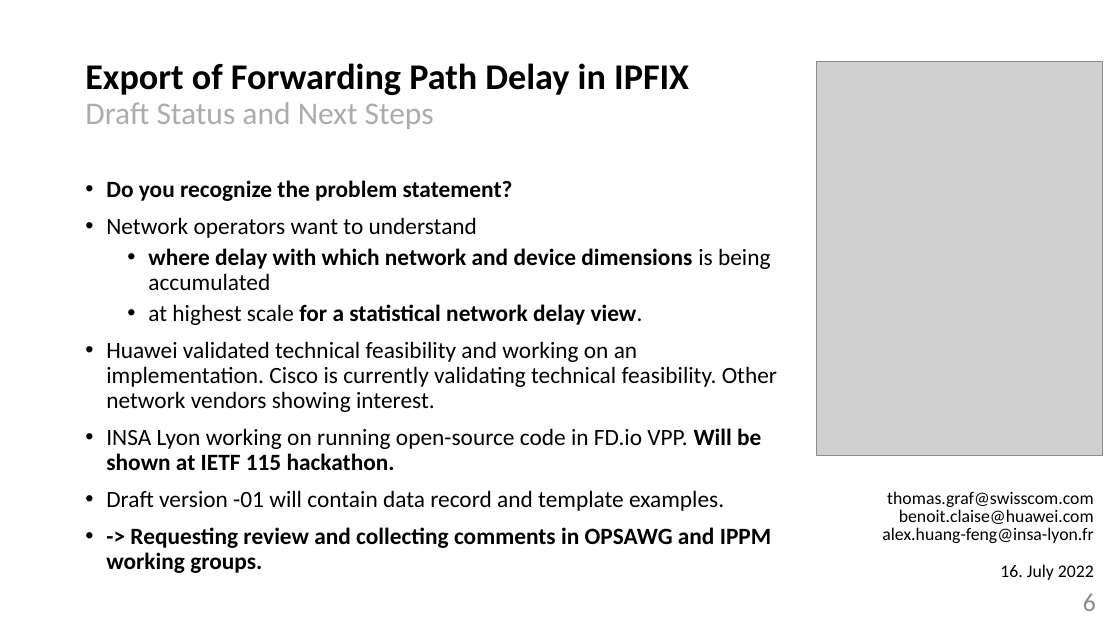
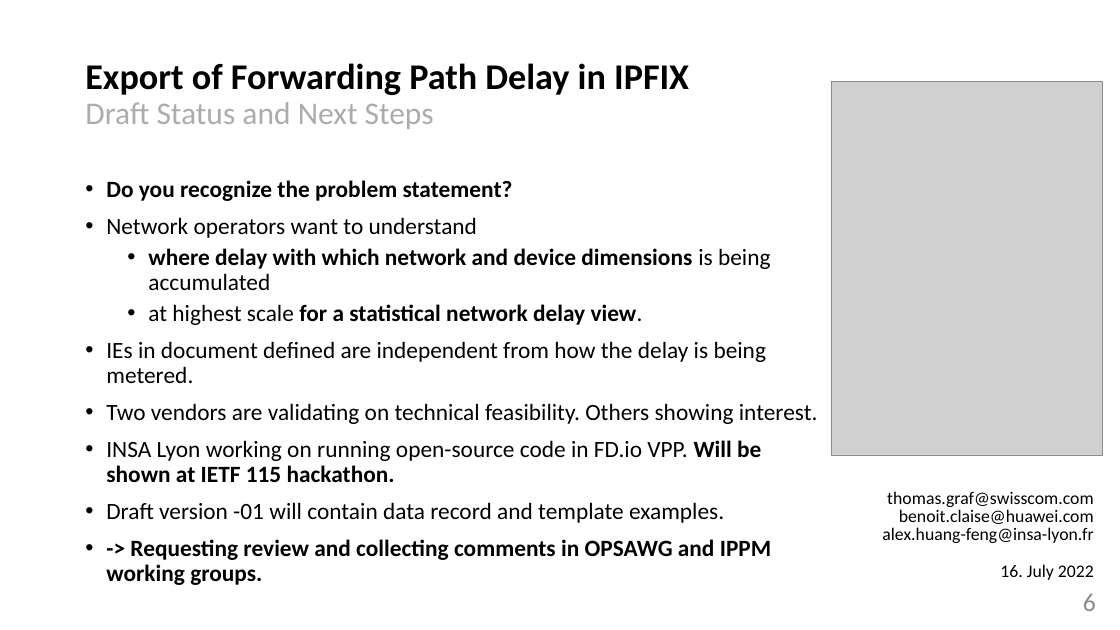
Before and after one commit to network-analytics/draft-ietf-opsawg-ipfix-on-path-telemetry, a slide deck: slide 6 of draft-tgraf-opsawg-ipfix-inband-telemetry-00.pptx. Drawn at 1120x630 pixels with LibreOffice and Linux fonts; fonts in the diff are those of the drawing; grey boxes stand for pictures. Boxes give left, top, right and bottom in pixels: in the first picture for what was removed or moved away, otherwise in the second. Text is boxed around its words. In the diff, an @@ line names an element or a change of style, - is before the commit and + after.

```diff
--- a/draft-tgraf-opsawg-ipfix-inband-telemetry-00.pptx
+++ b/draft-tgraf-opsawg-ipfix-inband-telemetry-00.pptx
@@ picture: place and size @@
-picture at [817,61,1103,455]
+picture at [831,82,1102,455]
@@ text at [106,341,818,424]: text changed @@
-• Huawei validated technical feasibility and working on an implementation. Cisco is currently validating technical feasibility. Other network vendors showing interest.
+• IEs in document defined are independent from how the delay is being metered.
+• Two vendors are validating on technical feasibility. Others showing interest.
```
Also in this commit, not shown: 2 other slides changed, 1 other file.
